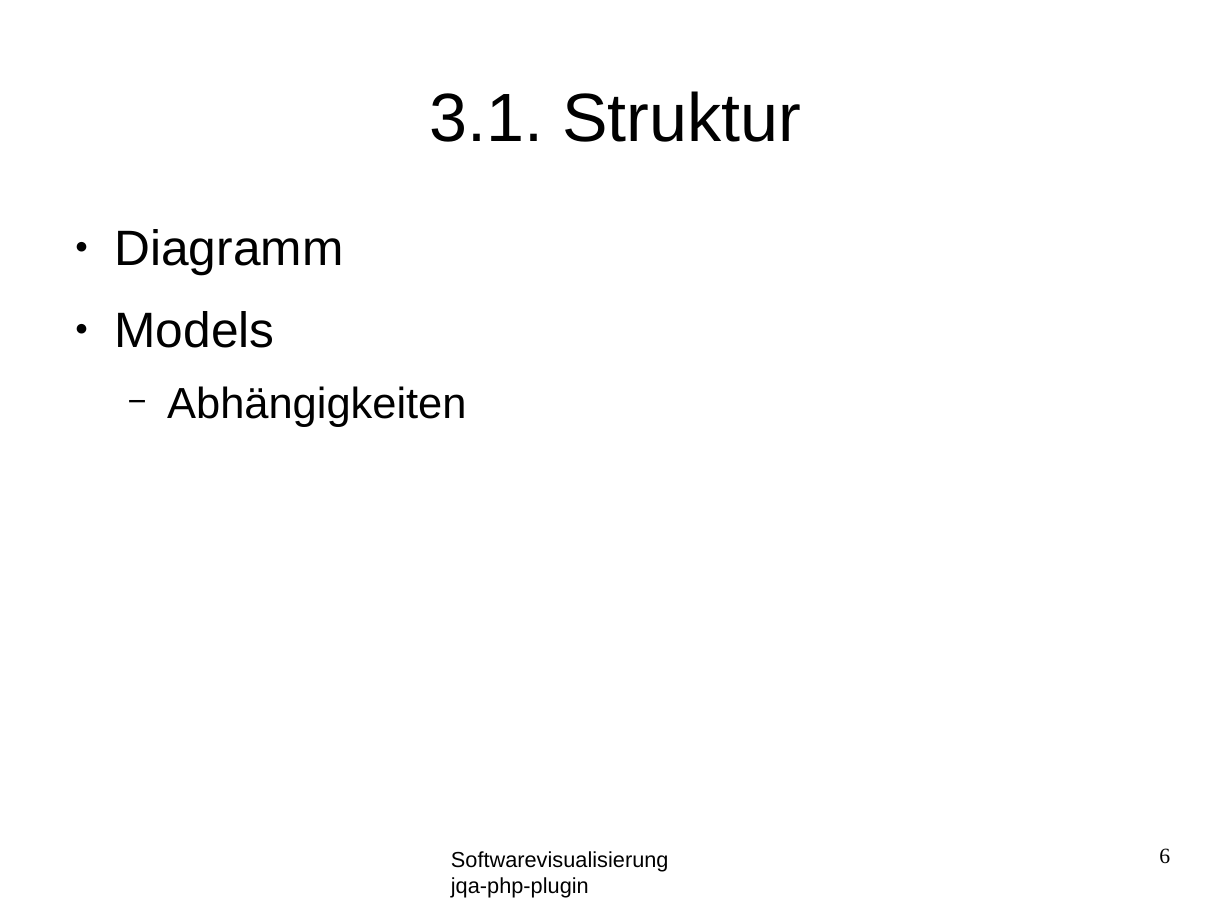
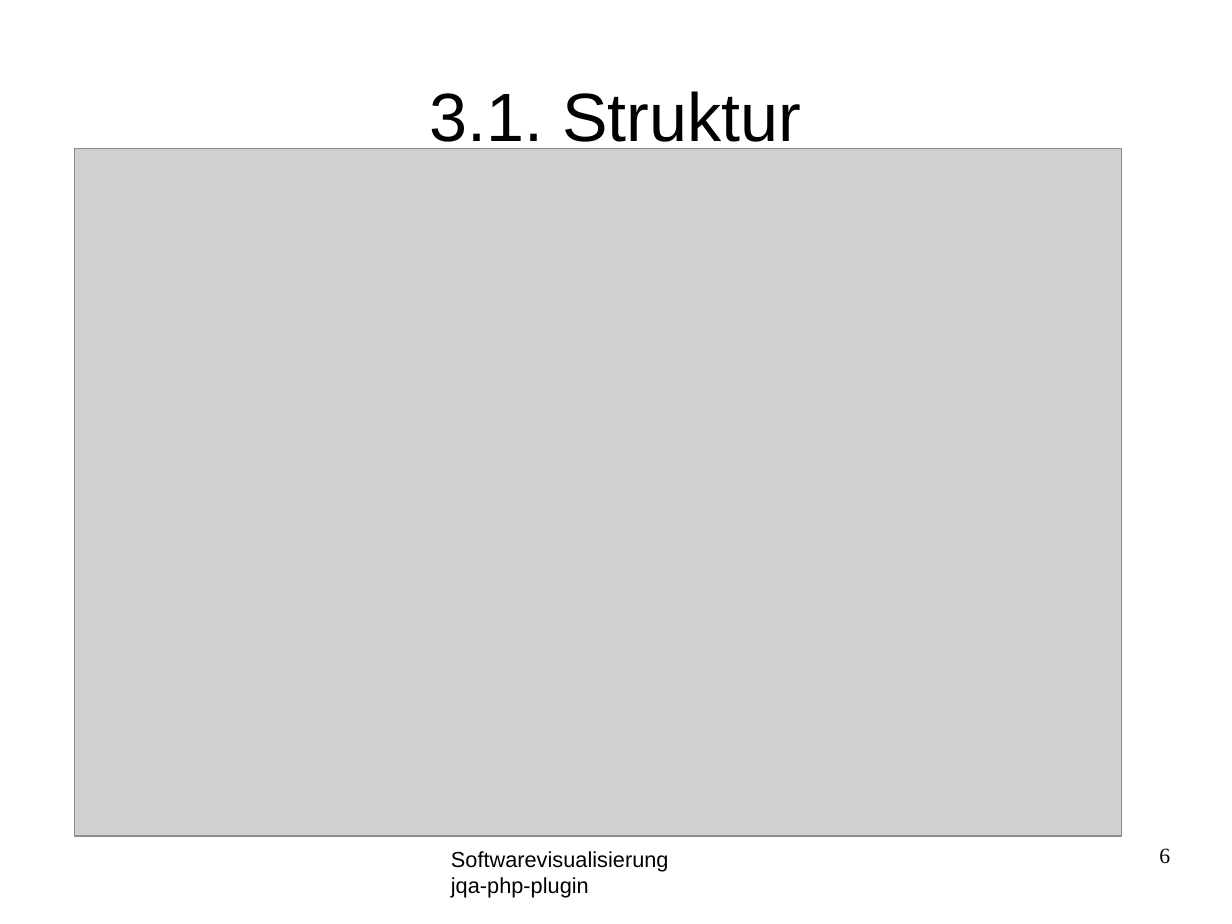
Before and after one commit to softvis-research/jqa-php-plugin, a slide deck: slide 6 of material/presentation.odp. Drawn at 1232x924 pixels with LibreOffice and Linux fonts; fonts in the diff are those of the drawing; grey boxes stand for pictures; background and template pictures are left out. Boxes give left, top, right and bottom in pixels: in the first picture for what was removed or moved away, otherwise in the second. Text is boxed around its words. In the diff, an @@ line names an element or a change of style, - is before the commit and + after.

```diff
--- a/material/presentation.odp
+++ b/material/presentation.odp
@@ picture added at (x1=75, y1=149, x2=1122, y2=836) @@
@@ text removed at (x1=114, y1=229, x2=466, y2=427) @@
-● Diagramm
-● Models
-  − Abhängigkeiten
```
Also in this commit, not shown: 1 other slide changed, 1 slide added, 2 other files.
